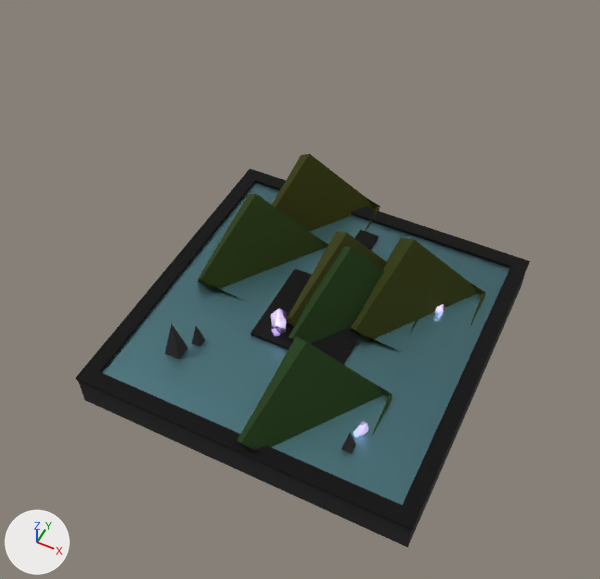
An edit to the Blender file Blender Files/smfm room 8.blend, drawn before and after from the same camera.
Before and after are seen from a 50 mm camera at (4.64, -10.05, 14.48) aimed at (-0.22, -0.33, 2.33). Arrows for +X, +Y and +Z are at lower left; the lights stay in place.

Script lines for the objects in view, before the commit:
```python
ob_crystal = bpy.data.objects.new('Crystal', me_cylinder_008)
ob_crystal.location = (-0.53, -0.63, 1.4)
ob_crystal.rotation_euler = (0.0, 0.0, -1.842)  # degrees (0, 0, -106)
ob_crystal.scale = (0.148, 0.148, 0.307)
ob_crystal_011 = bpy.data.objects.new('Crystal.011', me_cylinder_014)
ob_crystal_011.location = (1.94, -2.14, 1.34)
ob_crystal_011.rotation_euler = (-0.377, -0.161, 4.579)  # degrees (-22, -9.2, 262)
ob_crystal_011.scale = (0.0878, 0.0878, 0.165)
ob_cube_008 = bpy.data.objects.new('Cube.008', me_cube_008)
ob_cube_008.location = (0.56, 0.64, 1.02)
ob_cube_008.rotation_euler = (0.0, 0.0, 1.571)  # degrees (0, 0, 90)
ob_cube_008.scale = (4.33, 4.33, 4.33)
ob_grass = bpy.data.objects.new('Grass', me_cube_004)
ob_grass.location = (0.0, 0.0, 1.25)
ob_grass.scale = (-3.5, -3.5, -0.0474)
ob_water = bpy.data.objects.new('water', me_cube_025)
ob_water.location = (0.0, 0.0, 0.2)
ob_water.scale = (3.33, 3.33, 0.781)
# me_cube_004
# before: 9 (-1.0, -1.0, -1.0) at pixel (529, 261), 12 (1.0, 1.0, -1.0) at pixel (75, 377), 14 (1.0, -1.0, -1.0) at pixel (249, 168)
# also in view: 'Cube.007' at (-1.64, 0.82, 1.37); 'Cube.011' at (1.07, -2.26, 1.37); 'Cube.006' at (-1.21, 2.52, 1.37); 'Dirt' at (0.0, 0.0, 0.9); 'Cube.005' at (0.81, 0.27, 1.37)
```
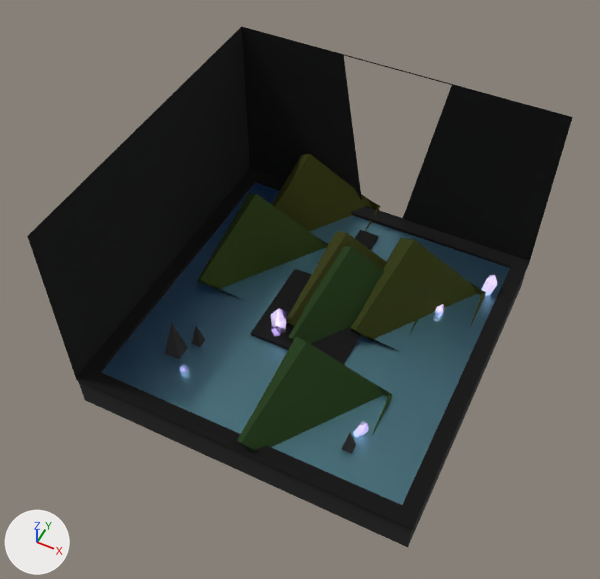
Commit message: can get crystal

The change, as a list of edits to the scene's bpy script:
```text
Change mat_water:
    add mat_water.emission_color = (0.0, 0.00469, 0.0643)  # dark blue #000f48
    add mat_water.emission_strength = 0.2
Add mat_ground___wall_fade:
    mat_ground___wall_fade = bpy.data.materials.new('ground / wall fade')
    # nodes: BsdfPrincipled, BsdfTransparent, Mapping, MixShader, OutputMaterial, SeparateXYZ, TexCoord, ValToRGB
    # colours: black #000000, grey #bcbcbc, white #ffffff
Change me_cube_004:
    used by ob_grass; location = (0.0, 0.0, 1.25); scale = (-3.5, -3.5, -0.0474)
    verts and faces of me_cube_004; kept vertices keep their numbers, new ones are numbered from 20
    remove me_cube_004.from_pydata(...)  # 20 vertices, 17 faces; spans x -1.0..1.0, y -1.0..1.0, z -1.0..15.4
    add me_cube_004.from_pydata(...)  # 27 vertices, 22 faces; spans x -1.0..1.0, y -1.0..1.0, z -82.0..15.4
    me_cube_004 part 1
    add for new, old in zip([20, 21, 22], [9, 12, 14]): verts[new] = verts[old] + (0.0, 0.0, -81.0)
    add verts[23] = (0.1, -1.0, -1.5)  # pixel (362, 204)
    add verts[24] = (-0.1, -1.0, -1.5)  # pixel (402, 218)
    add verts[25] = (-0.3, -1.0, -81.4)  # pixel (451, 84)
    add verts[26] = (0.3, -1.0, -81.4)  # pixel (343, 55)
    add faces += [(12, 21, 22, 14), (9, 14, 23, 24), (20, 25, 26, 22), (9, 24, 25, 20), (14, 22, 26, 23)]
    me_cube_004 part 2: 17 faces spanning x -1.0..1.0, y -1.0..1.0, z -1.0..15.4 switch from mat_grass_ground (black #000000) to mat_ground___wall_fade
Add ob_crystal_013:
    ob_crystal_013 = bpy.data.objects.new('Crystal.013', me_cylinder_014.copy())  # the mesh of ob_crystal_011
    ob_crystal_013.location = (-1.75, -2.35, 1.2)
    ob_crystal_013.rotation_euler = (0.0916, 0.434, -0.682)  # degrees (5.2, 25, -39)
    ob_crystal_013.scale = (0.0757, 0.0757, 0.157)
Add ob_crystal_012:
    ob_crystal_012 = bpy.data.objects.new('Crystal.012', me_cylinder_008.copy())  # the mesh of ob_crystal
    ob_crystal_012.location = (2.94, 2.28, 1.4)
    ob_crystal_012.rotation_euler = (-0.172, -0.0476, -1.837)  # degrees (-10, -2.7, -105)
    ob_crystal_012.scale = (0.108, 0.108, 0.224)
```

Pixel boxes (x1, y1, x2, y2) of what changed, in the pictures (600 x 579 px):
'Grass', reshaped (20% wider, 39% taller)
    before: (76, 169, 530, 531)
    after: (27, 27, 573, 531)
'water', recoloured, surface changed (cyan to blue)
    both: (101, 183, 510, 414)
'Crystal.012', added
    after: (482, 275, 497, 295)
'Crystal.013', added
    after: (180, 364, 189, 373)
part 1 of me_cube_004, added (black)
    after: (27, 27, 573, 377)
part 2 of me_cube_004, recoloured
    both: (76, 169, 530, 414)
